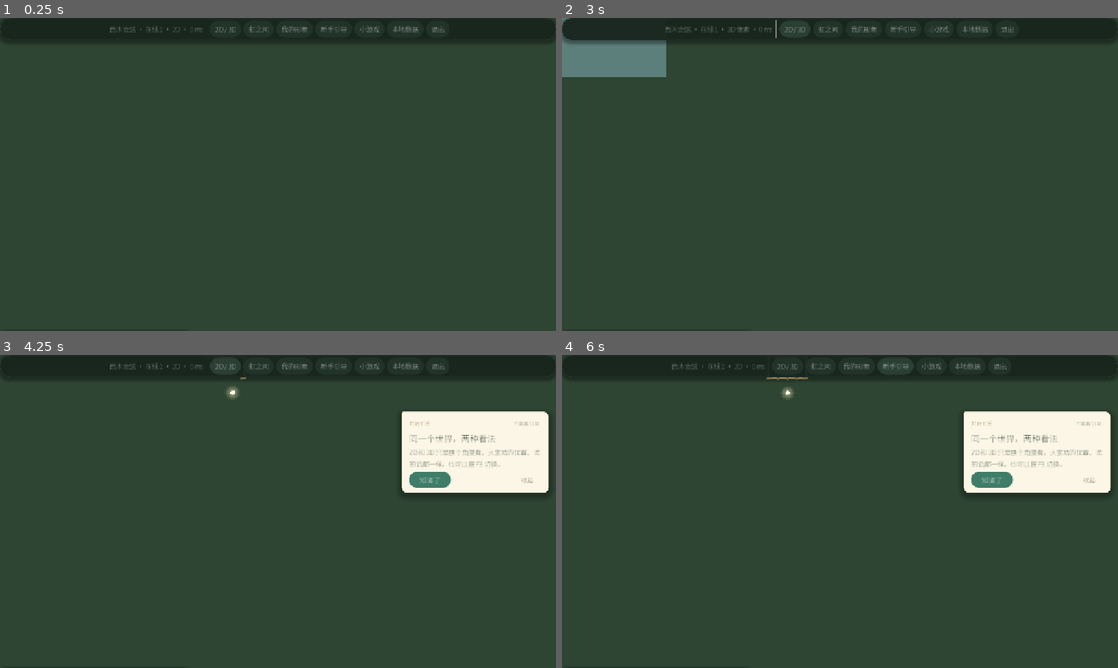
Above: before the commit, frames 1-4 (two rows, left to right).
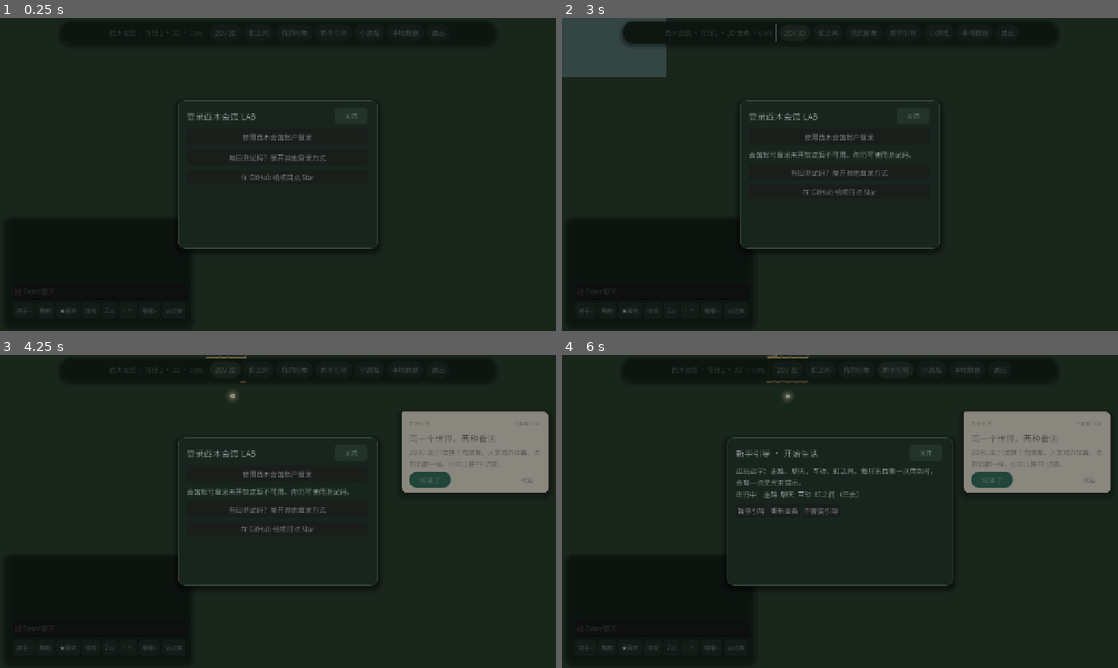
Above: after the commit, the same moments.

Repository: iridescent1208234593-debug/Gate-of-All-Beings
Game: Godot game, scene res://scenes/main.tscn
Same seed, same stepped clock (60 frames per second), same inputs: the game is played once before the commit and once after it.
Inputs (mouse positions are in pixels of both pictures, inside the frame that each line leads up to):
- Up to frame 1 (0.25 s): no input
- Up to frame 2 (3 s): click (840, 136) at 0.5 s, where only the run after the commit has a clickable "使用西木会馆账户登录"; click (840, 171) at 1.25 s, where only the run after the commit has a clickable "有旧测试码？展开其他登录方式"; click (840, 171) at 2 s, where only the run after the commit has a clickable "收起其他登录方式"; click "2D / 3D" at 2.75 s
- Up to frame 3 (4.25 s): click "2D / 3D" at 3.5 s
- Up to frame 4 (6 s): click "虹之间" at 4.25 s; click "我的形象" at 5 s; click "新手引导" at 5.75 s

The runs differ from the first frame. In frame 1, 92% of the frame differs, in the area x 0-100%, y 0-100%; in frame 2, 92%; in frame 3, 91%; in frame 4, 91%.
Error before the commit: Invalid assignment of property or key 'pass_on_pickable' with value of type 'bool' on a base object of type 'Control'. (res://scripts/main.gd:226)

Commit message:
fix(lab): put Hall account sign-in first

Diff:
--- a/apps/huiguan-lab/client/scripts/main.gd
+++ b/apps/huiguan-lab/client/scripts/main.gd
@@ -223,7 +223,6 @@
 	panel_holder = Control.new()
 	panel_holder.set_anchors_preset(Control.PRESET_FULL_RECT)
 	panel_holder.mouse_filter = Control.MOUSE_FILTER_IGNORE
-	panel_holder.pass_on_pickable = true
 	root.add_child(panel_holder)
 	_build_touch_controls(root)
 	_hud_root = root
@@ -679,29 +678,46 @@
 
 
 func _native_login_form(detail: String) -> void:
-	var box := _panel("登录西木会馆", 460.0)
+	var box := _panel("登录西木会馆 LAB", 460.0)
 	panel_holder.move_to_front()
 	var server := LineEdit.new()
 	server.name = "NativeServer"
 	server.placeholder_text = "服务器地址（https://…）"
 	server.text = Net.http_base()
-	box.add_child(server)
+
+	var account := _add_button(box, "使用西木会馆账户登录", func(): Net.login_account_native(server.text), "NativeAccountLogin")
+	account.custom_minimum_size.y = UiScale.min_touch
+	if not detail.is_empty():
+		var hint := Label.new()
+		hint.text = detail
+		hint.autowrap_mode = TextServer.AUTOWRAP_WORD_SMART
+		box.add_child(hint)
+
+	var legacy := VBoxContainer.new()
+	legacy.name = "NativeLegacyOptions"
+	legacy.hide()
+	var toggle := Button.new()
+	toggle.name = "NativeLegacyToggle"
+	toggle.text = "有旧测试码？展开其他登录方式"
+	toggle.toggle_mode = true
+	toggle.custom_minimum_size.y = UiScale.min_touch
+	box.add_child(toggle)
+	box.add_child(legacy)
+	toggle.toggled.connect(func(expanded: bool):
+		legacy.visible = expanded
+		toggle.text = "收起其他登录方式" if expanded else "有旧测试码？展开其他登录方式")
+
 	var code := LineEdit.new()
 	code.name = "NativeCode"
 	code.placeholder_text = "输入 LAB 测试码"
 	code.secret = true
 	code.max_length = 64
-	box.add_child(code)
-	var hint := Label.new()
-	hint.text = detail
-	hint.autowrap_mode = TextServer.AUTOWRAP_WORD_SMART
-	box.add_child(hint)
+	legacy.add_child(code)
 	var submit := func(): Net.login_native(server.text, code.text)
-	_add_button(box, "登录", submit, "NativeLogin")
+	_add_button(legacy, "用测试码登录", submit, "NativeLogin")
+	code.text_submitted.connect(func(_value): submit.call())
+	legacy.add_child(server)
 	_add_button(box, "在 GitHub 给项目点 Star", func(): OS.shell_open("https://github.com/iridescent1208234593-debug/Gate-of-All-Beings"), "GitHubStar")
-	code.text_submitted.connect(func(_value): submit.call())
-	_add_button(box, "使用西木会馆账号", func(): Net.login_account_native(server.text), "NativeAccountLogin")
-	code.grab_focus()
 
 
 # ------------------------------------------------------------------ spaces
--- /dev/null
+++ b/apps/huiguan-lab/client/tests/test_native_login_ui.gd
@@ -0,0 +1,46 @@
+extends SceneTree
+
+func _initialize() -> void:
+	call_deferred("_run")
+
+func _run() -> void:
+	var app := (load("res://scenes/main.tscn") as PackedScene).instantiate()
+	root.add_child(app)
+	await process_frame
+	app.call("_native_login_form", "")
+	await process_frame
+	await process_frame
+	var account := app.find_child("NativeAccountLogin", true, false) as Button
+	var toggle := app.find_child("NativeLegacyToggle", true, false) as Button
+	var code := app.find_child("NativeCode", true, false) as LineEdit
+	var legacy := app.find_child("NativeLogin", true, false) as Button
+	var server := app.find_child("NativeServer", true, false) as LineEdit
+	if not (account and toggle and code and legacy and server):
+		push_error("Missing login controls")
+		quit(1)
+		return
+	if not (account.is_visible_in_tree() and toggle.is_visible_in_tree() and account.get_index() < toggle.get_index() and not code.is_visible_in_tree() and not code.has_focus() and not legacy.is_visible_in_tree() and not server.is_visible_in_tree()):
+		push_error("Account-first or initially collapsed contract failed")
+		quit(2)
+		return
+	toggle.button_pressed = true
+	await process_frame
+	if not (code.is_visible_in_tree() and legacy.is_visible_in_tree() and server.is_visible_in_tree() and code.secret):
+		push_error("Legacy expansion contract failed")
+		quit(3)
+		return
+	toggle.button_pressed = false
+	await process_frame
+	if code.is_visible_in_tree():
+		push_error("Legacy re-collapse failed")
+		quit(4)
+		return
+	app.call("_native_login_form", "Retry")
+	await process_frame
+	var retry := app.find_child("NativeCode", true, false) as LineEdit
+	if retry.is_visible_in_tree():
+		push_error("Legacy unexpectedly open after login screen rebuild")
+		quit(5)
+		return
+	print("PASS: primary account action first, hidden masked code until expanded, and collapsed after retry")
+	quit()
Not shown, added: apps/huiguan-lab/client/tests/test_native_login_ui.gd.uid
